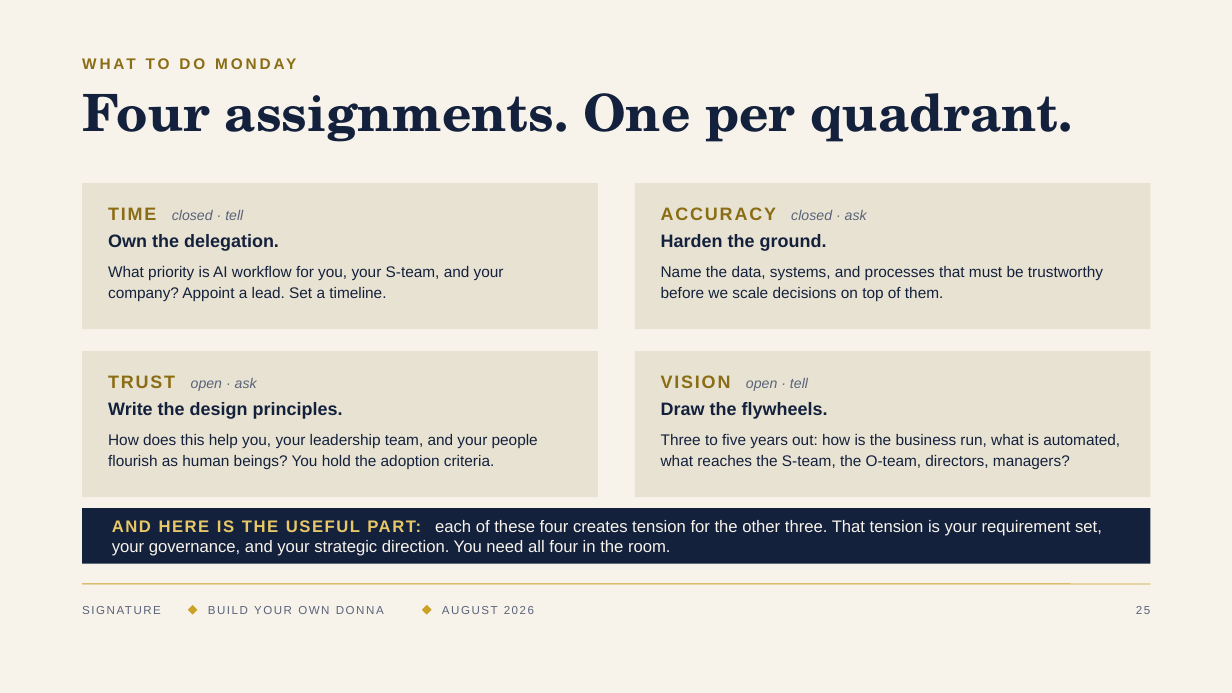
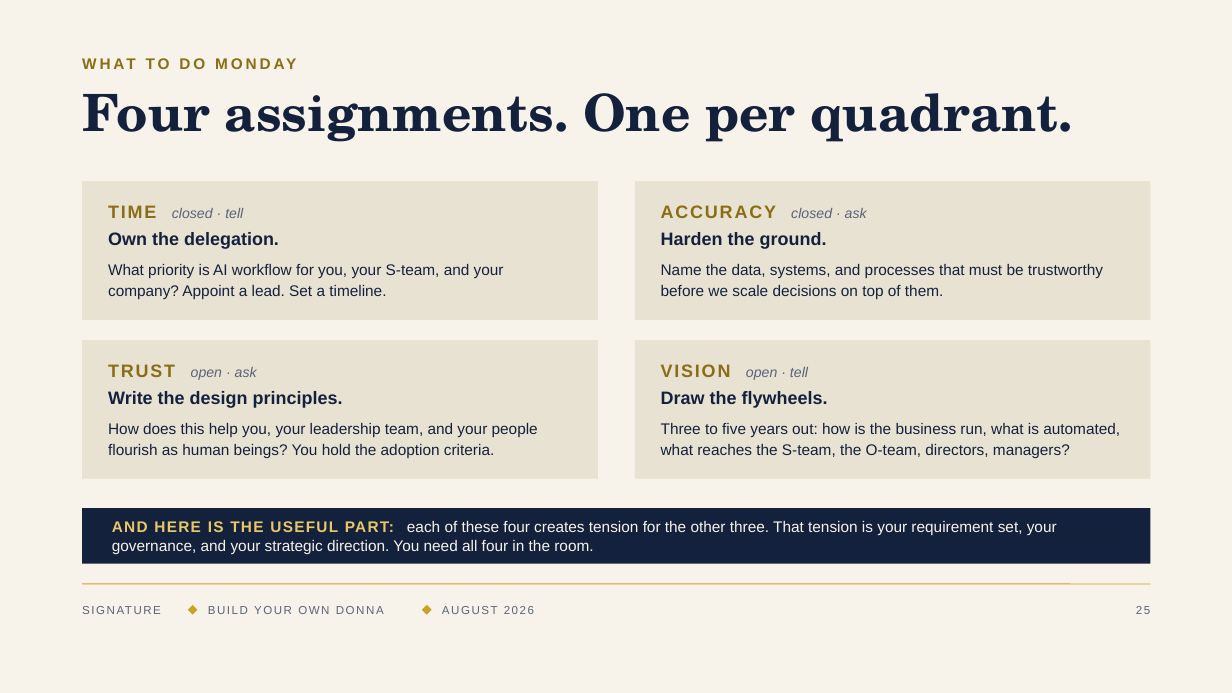
Before and after one commit to denisekgosnell/Donna, a slide deck: slide 25 of decks/build-your-own-donna-v2.pptx. Drawn at 1232x693 pixels with LibreOffice and Linux fonts; fonts in the diff are those of the drawing. Boxes give left, top, right and bottom in pixels: in the first picture for what was removed or moved away, otherwise in the second. Text is boxed around its words. In the diff, an @@ line names an element or a change of style, - is before the commit and + after.

```diff
--- a/decks/build-your-own-donna-v2.pptx
+++ b/decks/build-your-own-donna-v2.pptx
@@ rectangle: place and size @@
-rectangle at bbox=[82, 183, 598, 329]
+rectangle at bbox=[82, 181, 598, 320]
@@ rectangle: place and size @@
-rectangle at bbox=[635, 183, 1151, 329]
+rectangle at bbox=[635, 181, 1151, 320]
@@ rectangle: place and size @@
-rectangle at bbox=[82, 351, 598, 497]
+rectangle at bbox=[82, 340, 598, 479]
@@ rectangle: place and size @@
-rectangle at bbox=[635, 351, 1151, 497]
+rectangle at bbox=[635, 340, 1151, 479]
@@ 6 texts: place and size @@
-6 texts at bbox=[108, 378, 1120, 469]
+6 texts at bbox=[108, 367, 1120, 458]
@@ text "AND HERE IS THE USEFUL ..." at bbox=[112, 521, 1057, 554]: size 13 to 12 pt; letter spacing 1.2 to 1 pt in "AND HERE IS THE USEFUL PART:" @@
```
Also in this commit, not shown: 6 other slides changed, 4 other files.
